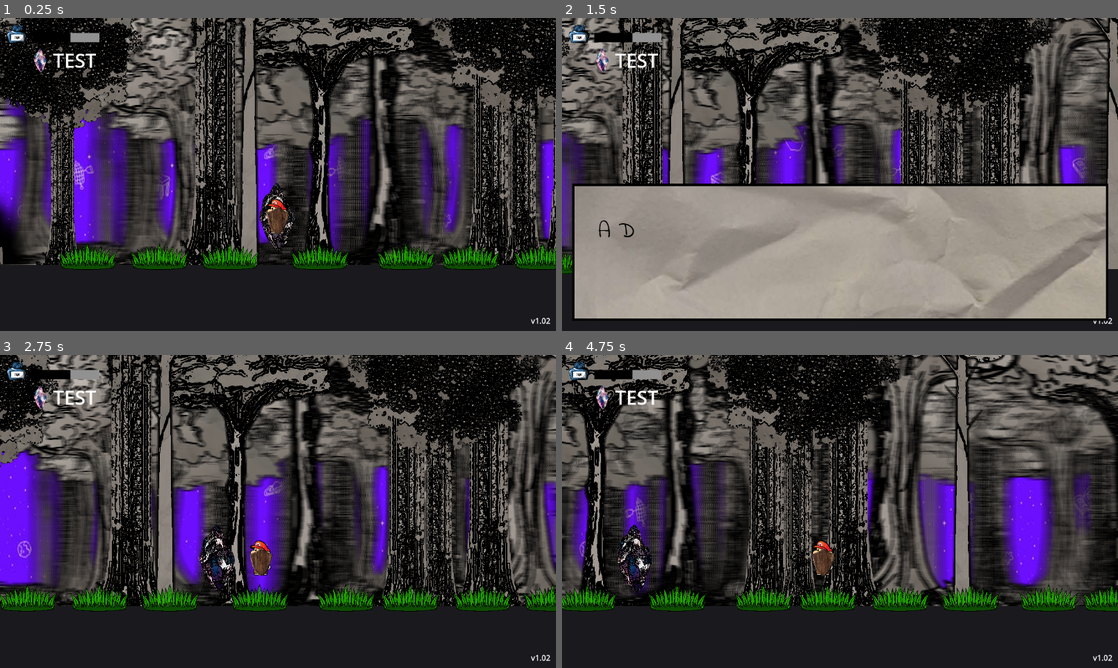
Above: before the commit, frames 1-4 (two rows, left to right).
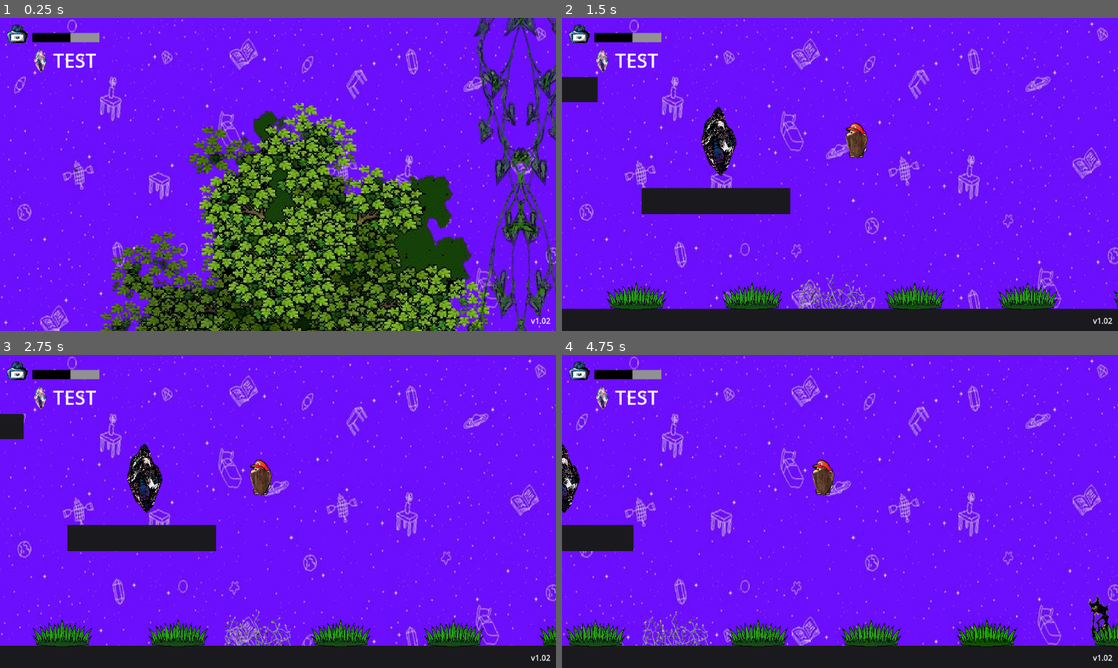
Above: after the commit, the same moments.

Repository: Jontaybr24/ShardsOfEikyo
Game: Godot game, scene res://Scenes/Levels/play_area.tscn
The game is run twice, just before and just after one commit, with the same random seed, the same clock (stepped at 60 frames per second) and the same inputs. Sound files missing from this copy of the repository are replaced by a short silence.
Inputs:
- Up to frame 1 (0.25 s): no input
- Up to frame 2 (1.5 s): tap Enter (confirm) at 0.5 s; hold D (block) 0.53-1.28 s; hold Right (right) from 0.53 s (still down); tap Space (jump) at 0.77, 1.07 s; tap Shift (dash) at 0.8, 1.35 s
- Up to frame 3 (2.75 s): tap Space (jump) at 1.52, 1.82 s; tap S (heal) at 1.55, 2.1 s; release Right (right) at 2.03 s; hold Left (left) from 2.03 s (still down); hold Space (jump) from 2.03 s (still down)
- Up to frame 4 (4.75 s): release Left (left) at 2.78 s; release Space (jump) at 2.78 s; hold Right (right) 2.78-4.28 s; tap Space (jump) at 2.85, 3.02, 3.32, 3.77, 4.07, 4.52 s; tap D (block) at 3.05, 4.35 s; hold A (attack) 3.53-4.28 s; tap Shift (dash) at 3.8 s; hold Left (left) from 4.28 s (still down); tap S (heal) at 4.55 s

The runs differ from the first frame. In frame 1, 95% of the frame differs, in the area x 0-100%, y 0-100%; in frame 2, 95%, in the area x 0-100%, y 0-97%; in frame 3, 88%; in frame 4, 90%.
Error in both runs: Invalid access to property or key 'ELEMENTS' on a base object of type 'Nil'. (res://Scripts/naiko.gd:17)

Commit message:
fixed audio bug with walls

Diff:
--- a/Scenes/Enemies/entity.tscn
+++ b/Scenes/Enemies/entity.tscn
@@ -13,8 +13,9 @@
 [sub_resource type="RectangleShape2D" id="RectangleShape2D_egtqx"]
 size = Vector2(28.25, 51)
 
-[node name="Entity" type="CharacterBody2D" unique_id=440473195 groups=["Attackable", "Enemy"]]
+[node name="Entity" type="CharacterBody2D" unique_id=440473195 node_paths=PackedStringArray("audio_player") groups=["Attackable", "Enemy"]]
 script = ExtResource("1_egtqx")
+audio_player = NodePath("FXplayer")
 
 [node name="Sprite2D" type="Sprite2D" parent="." unique_id=1457843403]
 scale = Vector2(0.22857143, 0.22857147)
--- a/Scenes/Levels/play_area.tscn
+++ b/Scenes/Levels/play_area.tscn
@@ -2142,7 +2142,7 @@
 
 [node name="Wave Manager" type="Node" parent="." unique_id=352595696 node_paths=PackedStringArray("default")]
 script = ExtResource("15_uco2s")
-default = NodePath("1")
+default = NodePath("Forest Top")
 
 [node name="1" parent="Wave Manager" unique_id=1056837958 instance=ExtResource("13_srfx2")]
 position = Vector2(-8, -21)
@@ -2197,7 +2197,6 @@
 
 [node name="Speedster" parent="Wave Manager/Speedster" unique_id=1710381249 instance=ExtResource("20_x8neq")]
 position = Vector2(3686, -9)
-immune_to_knockback = null
 
 [node name="Enemy1" parent="Wave Manager/Speedster" unique_id=1660644628 instance=ExtResource("14_2ry77")]
 position = Vector2(872, 29)
@@ -2217,12 +2216,10 @@
 [node name="Speedster2" parent="Wave Manager/Double Trouble" unique_id=416704018 instance=ExtResource("20_x8neq")]
 position = Vector2(2290, -17)
 armor = 25
-immune_to_knockback = null
 
 [node name="Speedster3" parent="Wave Manager/Double Trouble" unique_id=953952251 instance=ExtResource("20_x8neq")]
 position = Vector2(4871, 10)
 armor = 25
-immune_to_knockback = null
 
 [node name="Forest Top" parent="Wave Manager" unique_id=490863732 instance=ExtResource("13_srfx2")]
 position = Vector2(15187, -2132)
@@ -2230,12 +2227,10 @@
 [node name="Speedster2" parent="Wave Manager/Forest Top" unique_id=1822916284 instance=ExtResource("20_x8neq")]
 position = Vector2(2135, 245)
 armor = 25
-immune_to_knockback = null
 
 [node name="Speedster3" parent="Wave Manager/Forest Top" unique_id=1178898323 instance=ExtResource("20_x8neq")]
 position = Vector2(4685, 241)
 armor = 25
-immune_to_knockback = null
 
 [node name="Enemy5" parent="Wave Manager/Forest Top" unique_id=1091220072 instance=ExtResource("14_2ry77")]
 position = Vector2(1108, 303)
@@ -2292,12 +2287,10 @@
 [node name="Speedster2" parent="Wave Manager/Forest Top2" unique_id=1892028218 instance=ExtResource("20_x8neq")]
 position = Vector2(2748, 29)
 armor = 25
-immune_to_knockback = null
 
 [node name="Speedster3" parent="Wave Manager/Forest Top2" unique_id=1785917004 instance=ExtResource("20_x8neq")]
 position = Vector2(4695, 52)
 armor = 25
-immune_to_knockback = null
 
 [node name="Enemy6" parent="Wave Manager/Forest Top2" unique_id=62451618 instance=ExtResource("14_2ry77")]
 position = Vector2(2419, 41)
@@ -2340,7 +2333,6 @@
 
 [node name="Speedster" parent="Wave Manager/Instruction" unique_id=2118474640 instance=ExtResource("20_x8neq")]
 position = Vector2(3702, -631)
-immune_to_knockback = null
 
 [node name="Dash" parent="Wave Manager" unique_id=29614058 instance=ExtResource("13_srfx2")]
 position = Vector2(5782, -1230)
@@ -2348,12 +2340,10 @@
 [node name="Speedster" parent="Wave Manager/Dash" unique_id=1171030464 instance=ExtResource("20_x8neq")]
 position = Vector2(-2012, -234)
 armor = 25
-immune_to_knockback = null
 
 [node name="Speedster2" parent="Wave Manager/Dash" unique_id=2073335881 instance=ExtResource("20_x8neq")]
 position = Vector2(-1112, -234)
 armor = 25
-immune_to_knockback = null
 
 [node name="Double Jump" parent="Wave Manager" unique_id=2019332563 instance=ExtResource("13_srfx2")]
 position = Vector2(19607, -587)
@@ -2378,11 +2368,9 @@
 
 [node name="Speedster" parent="Wave Manager/Double Jump" unique_id=2079408830 instance=ExtResource("20_x8neq")]
 position = Vector2(-2002, 7)
-immune_to_knockback = null
 
 [node name="Speedster2" parent="Wave Manager/Double Jump" unique_id=1672419088 instance=ExtResource("20_x8neq")]
 position = Vector2(-4581, 7)
-immune_to_knockback = null
 
 [node name="Long Stretch" parent="Wave Manager" unique_id=2143329415 instance=ExtResource("13_srfx2")]
 position = Vector2(20253, -22)
@@ -2423,15 +2411,10 @@
 [node name="Speedster" parent="Wave Manager/Long Stretch" unique_id=1759616660 instance=ExtResource("20_x8neq")]
 position = Vector2(3451, -4)
 armor = 25
-immune_to_knockback = null
 
 [node name="Speedster2" parent="Wave Manager/Long Stretch" unique_id=692791495 instance=ExtResource("20_x8neq")]
 position = Vector2(7099, -14)
 armor = 25
-damage = null
-knockback = null
-immunities = null
-immune_to_knockback = null
 
 [node name="Post Fire Vine" parent="Wave Manager" unique_id=2030305356 instance=ExtResource("13_srfx2")]
 position = Vector2(28123, -1235)
@@ -2459,7 +2442,6 @@
 
 [node name="Speedster2" parent="Wave Manager/Post Fire Vine" unique_id=1554532213 instance=ExtResource("20_x8neq")]
 position = Vector2(-5236, 28)
-immune_to_knockback = null
 
 [node name="Final Steps" parent="Wave Manager" unique_id=1939173926 instance=ExtResource("13_srfx2")]
 position = Vector2(27815, -1881)
--- a/Scenes/naiko.tscn
+++ b/Scenes/naiko.tscn
@@ -516,6 +516,7 @@
 collision_layer = 2
 collision_mask = 9
 script = ExtResource("1_83ox1")
+unlock_abilities = true
 shield_break = ExtResource("2_jhgqk")
 
 [node name="AnimatedSprite2D" type="AnimatedSprite2D" parent="." unique_id=604031444]
--- a/Scenes/wall.tscn
+++ b/Scenes/wall.tscn
@@ -3,7 +3,10 @@
 [ext_resource type="PackedScene" uid="uid://3khmnypklfmm" path="res://Scenes/Enemies/entity.tscn" id="1_0dv0i"]
 [ext_resource type="Script" uid="uid://bxrow5r6qo6q0" path="res://Scripts/loot_entry.gd" id="2_0xsiy"]
 [ext_resource type="PackedScene" uid="uid://w8g84mdk4jvc" path="res://Scenes/Collectables/medium_crystal_shard.tscn" id="3_g4b4r"]
+[ext_resource type="AudioStream" uid="uid://b44bd307qtdsc" path="res://Assets/Audio/ShardFX1.wav" id="4_18a63"]
 [ext_resource type="Texture2D" uid="uid://q0ddc2f61u1k" path="res://Temp Assets/shard.png" id="4_jp0x0"]
+[ext_resource type="AudioStream" uid="uid://cailld5whp0r4" path="res://Assets/Audio/BadHitFX.wav" id="5_afdol"]
+[ext_resource type="AudioStream" uid="uid://1eg0cxlbfd43" path="res://Assets/Audio/CanCrushFX.wav" id="6_im7sd"]
 
 [sub_resource type="Resource" id="Resource_18a63"]
 script = ExtResource("2_0xsiy")
@@ -12,18 +15,26 @@
 max = 7
 metadata/_custom_type_script = "uid://bxrow5r6qo6q0"
 
+[sub_resource type="AudioStreamRandomizer" id="AudioStreamRandomizer_jc1vo"]
+streams_count = 1
+stream_0/stream = ExtResource("6_im7sd")
+
 [sub_resource type="RectangleShape2D" id="RectangleShape2D_0dv0i"]
 size = Vector2(34, 60)
 
 [sub_resource type="RectangleShape2D" id="RectangleShape2D_0xsiy"]
 size = Vector2(74, 187)
 
-[node name="Wall" unique_id=440473195 instance=ExtResource("1_0dv0i")]
+[node name="Wall" unique_id=440473195 node_paths=PackedStringArray("audio_player") instance=ExtResource("1_0dv0i")]
 scale = Vector2(1.2142857, 1.2142857)
 loot_table = Array[ExtResource("2_0xsiy")]([SubResource("Resource_18a63")])
 immunities = [0, 2, 3, 4]
 base_type = 3
 immune_to_knockback = true
+audio_player = NodePath("FXplayer")
+good_hit = ExtResource("4_18a63")
+bad_hit = ExtResource("5_afdol")
+shield_break = SubResource("AudioStreamRandomizer_jc1vo")
 
 [node name="Sprite2D" parent="." index="0" unique_id=1457843403]
 texture = ExtResource("4_jp0x0")
@@ -74,5 +85,5 @@
 position = Vector2(6, -29.5)
 shape = SubResource("RectangleShape2D_0xsiy")
 
-[node name="Type Indicator" parent="." index="11" unique_id=650235984]
+[node name="Type Indicator" parent="." index="12" unique_id=650235984]
 visible = false
--- a/Scripts/Attacks/attack.gd
+++ b/Scripts/Attacks/attack.gd
@@ -51,6 +51,8 @@
 	if target.is_in_group("Enemy") and parent.is_in_group("Enemy"):
 		return
 	if target.is_in_group('Attackable') and target != parent:
+		if damage == null or bonus == null:
+			print("Null Flagged")
 		target.take_damage((damage + bonus) * multiplier, type, parent.global_position, knockback)
 		hit = true
 		tic_time = tic_rate
--- a/Scripts/Enemies/enemy.gd
+++ b/Scripts/Enemies/enemy.gd
@@ -44,6 +44,7 @@
 	move_and_slide()
 
 func take_damage(dmg, dmg_type, pos, kb = data.knockback):
+	print("Damage Data: ", dmg_type, ' ', data.immunities)
 	if dmg_type not in data.immunities and not immune_to_knockback:
 		state_machine.on_child_transition(state_machine.current_state, "knockback")
 	super.take_damage(dmg, dmg_type, pos, kb)
--- a/Scripts/Typing/type_manager.gd
+++ b/Scripts/Typing/type_manager.gd
@@ -24,6 +24,7 @@
 	[ELEMENTS.SHARD, ELEMENTS.WOOD ]: {"scalar": 2.0, "SFX": preload("res://Assets/Audio/DigFX2.wav")},
 	[ELEMENTS.SHARD, ELEMENTS.SHARD]: {"scalar": 1.0, "SFX": preload("res://Assets/Audio/ShardFX1.wav")},
 	[ELEMENTS.WOOD , ELEMENTS.INK  ]: {"scalar": 2.0, "SFX": preload("res://Assets/Audio/BadHitFX.wav")},
+	[ELEMENTS.WOOD , ELEMENTS.WOOD ]: {"scalar": 0.75, "SFX": preload("res://Assets/Audio/HitFX4.wav")},
 	[ELEMENTS.WOOD , ELEMENTS.SHARD]: {"scalar": 0.5, "SFX": preload("res://Assets/Audio/ShardFX14.wav")},
 	[ELEMENTS.FIRE , ELEMENTS.WOOD ]: {"scalar": 2.5, "SFX": preload("res://Assets/Audio/SwipeFX2.wav")},
 }
--- a/Scripts/naiko.gd
+++ b/Scripts/naiko.gd
@@ -39,6 +39,13 @@
 
 @export_category("Overides")
 @export var unlock_abilities = false
+@export var dash_unlocked = false
+@export var block_unlocked = false
+@export var channel_unlocked = false
+@export var jump2_unlocked = false
+@export var inkBlast_unlocked = false
+@export var inkSlam_unlocked = false
+@export var heal_unlocked = false
 
 @export_group("Sounds")
 @export var shield_break : AudioStream
@@ -117,8 +124,8 @@
 	"Inkblast": false,
 	"Inkslam": false,
 	"Doublejump": false,
-	"Shield": false,
-	"Dash": false,
+	"Shield": true,
+	"Dash": true,
 	"Dash_mult": 1,
 	"shards": 100,
 	"max_ink": max_ink
@@ -148,6 +155,19 @@
 		unlock_ability("slam")
 		unlock_ability("doublejump")
 		unlock_ability("dash")
+	else:
+		if dash_unlocked:
+			unlock_ability("dash")
+		if channel_unlocked:
+			unlock_ability("channel")
+		if jump2_unlocked:
+			unlock_ability("doublejump")
+		if inkBlast_unlocked:
+			unlock_ability("inkblast")
+		if inkSlam_unlocked:
+			unlock_ability("slam")
+		if block_unlocked:
+			unlock_ability("block")
 	max = position.y
 
 
